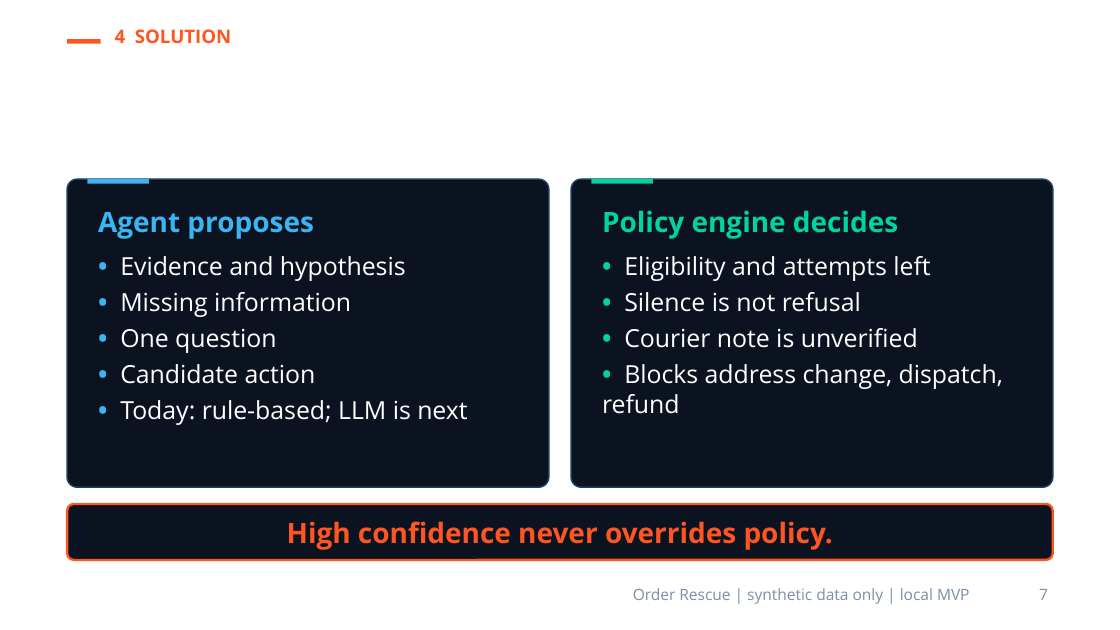
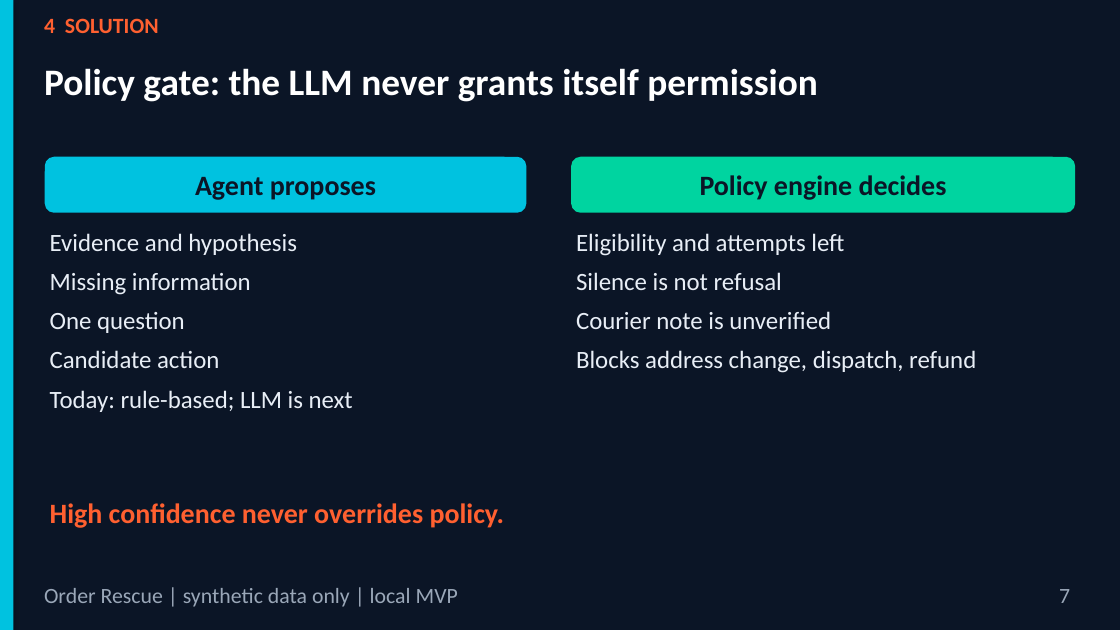
Before and after one commit to PhucNg2k/OrderResuce-Agent-Skill, a slide deck: slide 7 of docs/slides/Order_Rescue_Pitch_Deck.pptx. Drawn at 1120x630 pixels with LibreOffice and Linux fonts; fonts in the diff are those of the drawing; background and template pictures are left out. Boxes give left, top, right and bottom in pixels: in the first picture for what was removed or moved away, otherwise in the second. Text is boxed around its words. In the diff, an @@ line names an element or a change of style, - is before the commit and + after.

```diff
--- a/docs/slides/Order_Rescue_Pitch_Deck.pptx
+++ b/docs/slides/Order_Rescue_Pitch_Deck.pptx
@@ background picture (left out) to #0B1526 @@
@@ rectangle added at [0,0,13,629], fill #00C2E0 @@
@@ text "4 SOLUTION": place and size @@
-text "4 SOLUTION" at [115,29,231,43]
+text "4 SOLUTION" at [44,18,159,33]
@@ text "4 SOLUTION" at [44,18,159,33]: size 12 to 14 pt, font Open Sans to Calibri, text colour #FF5520 to #FF6030; more space between paragraphs @@
@@ text "Policy gate: the LLM never ...": place and size @@
-text "Policy gate: the LLM never ..." at [67,56,1008,166]
+text "Policy gate: the LLM never ..." at [44,68,818,102]
@@ text "Policy gate: the LLM never ..." at [44,68,818,102]: size 26 to 24 pt, font Open Sans to Calibri; more space between paragraphs @@
@@ rectangle removed at [67,39,101,44] @@
@@ rounded rectangle added at [45,157,526,213], fill #00C2E0, 18 pt, text #0B1526, bold @@
+Agent proposes
@@ rectangle removed at [87,179,149,184] @@
@@ rounded rectangle added at [571,157,1075,213], fill #00D4A0, 18 pt, text #0B1526, bold @@
+Policy engine decides
@@ rectangle removed at [591,179,653,184] @@
@@ text "Evidence and hypothesis": place and size @@
-text "Evidence and hypothesis" at [67,179,549,487]
+text "Evidence and hypothesis" at [50,233,353,412]
@@ text "Evidence and hypothesis" at [50,233,353,412]: fill #0B1220 to none; outline #1E3A5F 1 pt to none @@
@@ text at [50,233,353,412]: text changed; font Open Sans to Calibri; text colour #FFFFFF to #E8EEF6 @@
-Agent proposes
-• Evidence and hypothesis
-• Missing information
-• One question
-• Candidate action
-• Today: rule-based; LLM is next
+Evidence and hypothesis
+Missing information
+One question
+Candidate action
+Today: rule-based; LLM is next
@@ text "Eligibility and attempts left" at [576,233,976,373]: fill #0B1220 to none; outline #1E3A5F 1 pt to none @@
@@ text "Eligibility and attempts left": place and size @@
-text "Eligibility and attempts left" at [571,179,1053,487]
+text "Eligibility and attempts left" at [576,233,976,373]
@@ text at [576,233,976,373]: text changed; font Open Sans to Calibri; text colour #FFFFFF to #E8EEF6 @@
-Policy engine decides
-• Eligibility and attempts left
-• Silence is not refusal
-• Courier note is unverified
-• Blocks address change, dispatch, refund
+Eligibility and attempts left
+Silence is not refusal
+Courier note is unverified
+Blocks address change, dispatch, refund
@@ text "High confidence never overrides policy.": place and size @@
-text "High confidence never overrides policy." at [67,504,1053,560]
+text "High confidence never overrides policy." at [50,503,505,528]
@@ text "High confidence never overrides policy." at [50,503,505,528]: font Open Sans to Calibri, text colour #FF5520 to #FF6030; alignment centre to left; more space between paragraphs; vertical alignment middle to top; fill #0B1220 to none; outline #FF5520 1.5 pt to none @@
@@ text "Order Rescue | synthetic data ...": place and size @@
-text "Order Rescue | synthetic data ..." at [633,588,970,604]
+text "Order Rescue | synthetic data ..." at [44,588,458,607]
@@ text "Order Rescue | synthetic data ..." at [44,588,458,607]: size 10 to 14 pt, font Open Sans to Calibri, text colour #7A8FA8 to #9AA7B8; alignment right to left; more space between paragraphs @@
@@ text "7": place and size @@
-text "7" at [1039,589,1048,600]
+text "7" at [1059,589,1070,603]
@@ text "7" at [1059,589,1070,603]: size 10 to 14 pt, font Open Sans to Calibri, text colour #7A8FA8 to #9AA7B8; more space between paragraphs @@
```
Also in this commit, not shown: 14 other slides changed, 4 other files.
